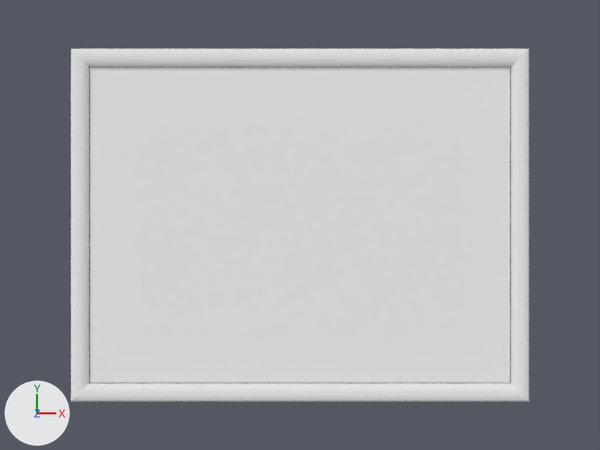
The Blender file cockpit/panel/lun_panel1.blend, before and after one commit.
One viewpoint serves both versions: the file's camera 'Camera'. Lighting does not change. The marker at lower left points along +X, +Y and +Z.

The first picture shows 'corp', 'panel'.
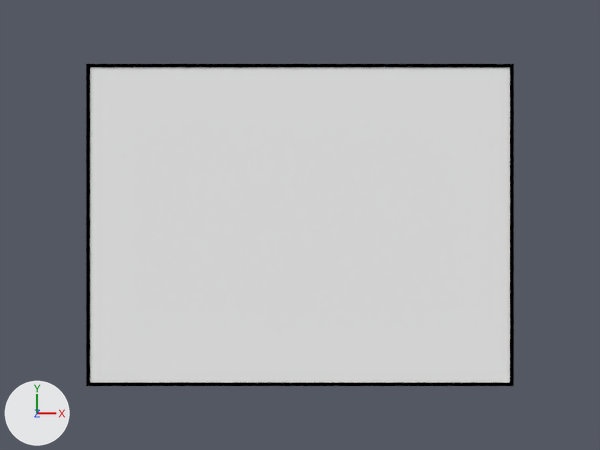
Boxes (x1, y1, x2, y2) around the edits, measured in the pictures (600 x 450 px):
'corp', recoloured, reshaped, modifiers changed (white to black, 7% narrower, 8% shorter): before (71, 49, 529, 401); after (86, 64, 514, 386)

The change in detail:
Material 'corp' (mat_corp) changes colour from white #e7e7e7 to black #000000; in linear values from (0.8, 0.8, 0.8) to (0.0, 0.0, 0.0).
me_circle_000 has 16 vertices, 16 faces and spans x -432.0..432.0, y -393.0..393.0, z -10.0..10.0.
me_circle_000 is used by ob_corp; parent ob_lun_panel1; location (0.0, 0.0, 0.0); rotation (0.0, 0.0, 9.865), in degrees (0, 0, 205).
Before the commit, vertices of me_circle_000: 0 (-392.0, -81.0, 10.0), 1 (-187.0, 353.0, 10.0), 2 (187.0, -353.0, 10.0), 3 (392.0, 81.0, 10.0), 8 (-392.0, -81.0, -10.0).
Before the commit, vertices of me_circle_000: 9 (-187.0, 353.0, -10.0), 10 (187.0, -353.0, -10.0), 11 (392.0, 81.0, -10.0).
Part 1, on me_circle_000:
Vertices 0 to 3 of me_circle_000 move by (0.0, 0.0, -8.0).
Vertices 8 to 11 of me_circle_000 move by (0.0, 0.0, 8.0).
Vertex 4 of me_circle_000 moves from (-432.0, -95.0, 10.0) to (-398.0, -83.0, 2.0) at pixel (513, 63).
Vertex 5 of me_circle_000 moves from (-202.0, 393.0, 10.0) to (-190.0, 360.0, 2.0) at pixel (513, 386).
Vertex 6 of me_circle_000 moves from (202.0, -393.0, 10.0) to (190.0, -360.0, 2.0) at pixel (86, 63).
Vertex 7 of me_circle_000 moves from (432.0, 95.0, 10.0) to (398.0, 83.0, 2.0) at pixel (86, 386).
Vertex 12 of me_circle_000 moves from (-432.0, -95.0, -10.0) to (-398.0, -83.0, -2.0) at pixel (512, 64).
Vertex 13 of me_circle_000 moves from (-202.0, 393.0, -10.0) to (-190.0, 360.0, -2.0) at pixel (512, 385).
Vertex 14 of me_circle_000 moves from (202.0, -393.0, -10.0) to (190.0, -360.0, -2.0) at pixel (87, 64).
Vertex 15 of me_circle_000 moves from (432.0, 95.0, -10.0) to (398.0, 83.0, -2.0) at pixel (87, 385).
Object 'corp' (ob_corp) loses its SUBSURF modifier named 'Subsurf'.
Modifier setting removed (it was levels = 3).
Modifier setting removed (it was render_levels = 3).
